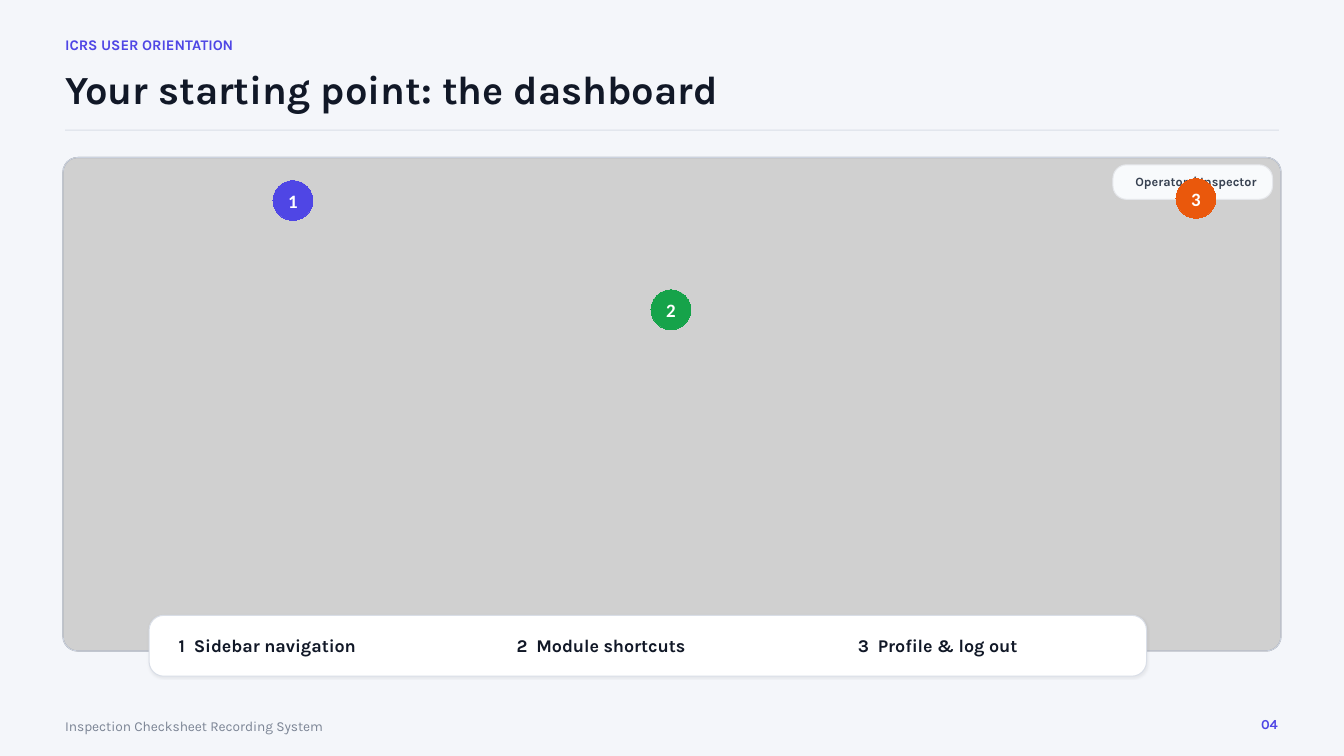
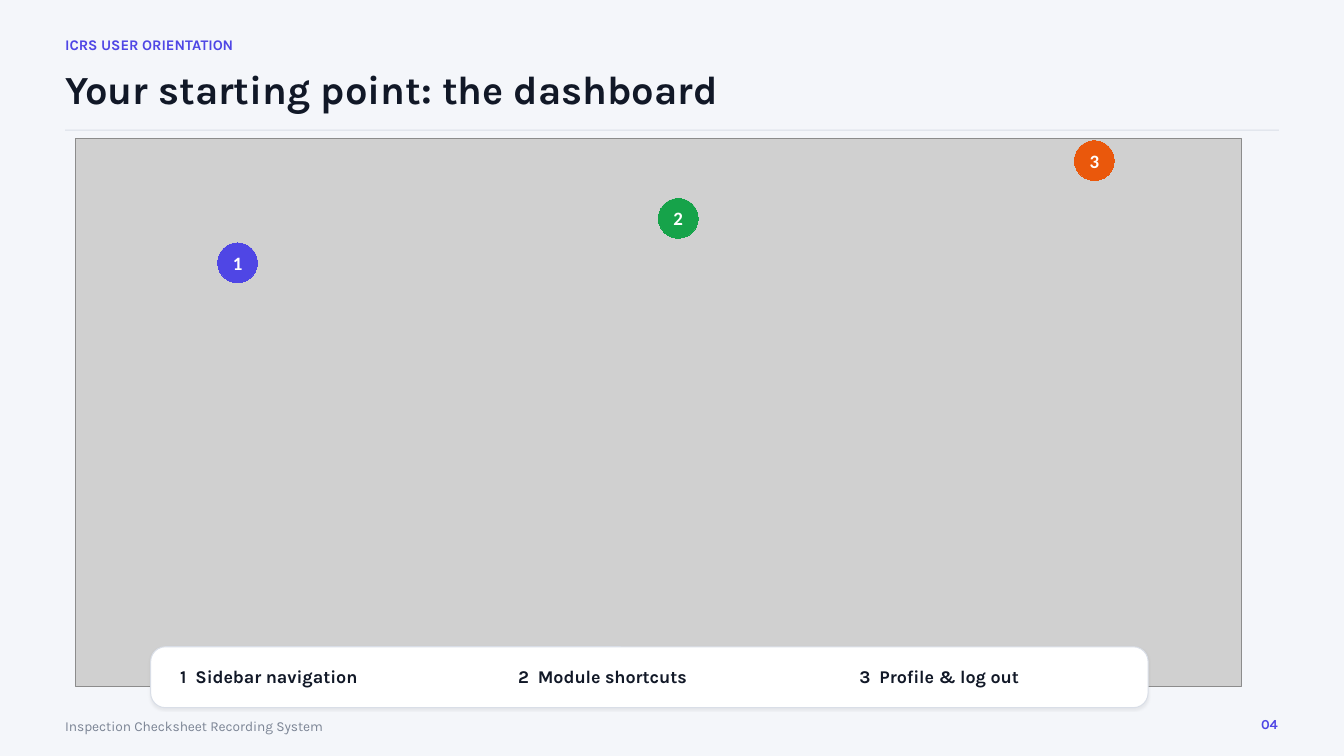
Before and after one commit to Jimcl6/material_inspection_recording_system, a slide deck: slide 4 of outputs/ICRS_User_Orientation.pptx. Drawn at 1344x756 pixels with LibreOffice and Linux fonts; fonts in the diff are those of the drawing; grey boxes stand for pictures. Boxes give left, top, right and bottom in pixels: in the first picture for what was removed or moved away, otherwise in the second. Text is boxed around its words. In the diff, an @@ line names an element or a change of style, - is before the commit and + after.

```diff
--- a/outputs/ICRS_User_Orientation.pptx
+++ b/outputs/ICRS_User_Orientation.pptx
@@ picture: place and size @@
-picture at (63, 157, 1280, 651)
+picture at (76, 139, 1241, 688)
@@ ellipse "3": place and size @@
-ellipse "3" at (1177, 178, 1217, 219)
+ellipse "3" at (1075, 141, 1115, 181)
@@ rounded rectangle removed at (63, 157, 1280, 651) @@
@@ rounded rectangle removed at (1113, 165, 1272, 200) @@
@@ text removed at (1135, 177, 1256, 190) @@
-Operator / Inspector
@@ ellipse "2": place and size @@
-ellipse "2" at (651, 290, 692, 331)
+ellipse "2" at (658, 199, 699, 239)
@@ ellipse "1": place and size @@
-ellipse "1" at (273, 180, 314, 221)
+ellipse "1" at (218, 243, 258, 283)
@@ 3 texts, 1 rounded rectangle: place and size @@
-3 texts, 1 rounded rectangle at (149, 615, 1147, 676)
+3 texts, 1 rounded rectangle at (150, 647, 1148, 708)
```
Also in this commit, not shown: 21 other files.
